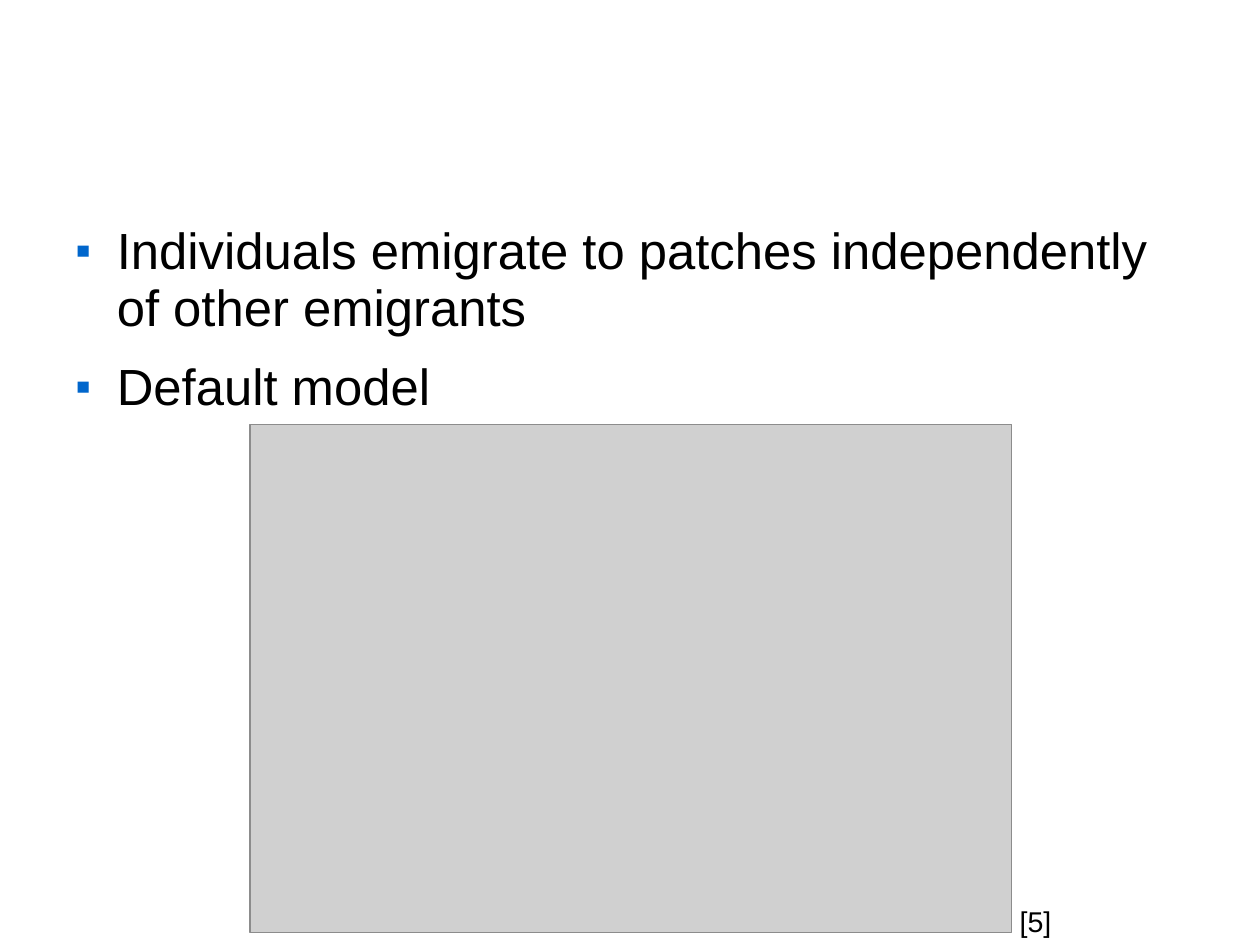
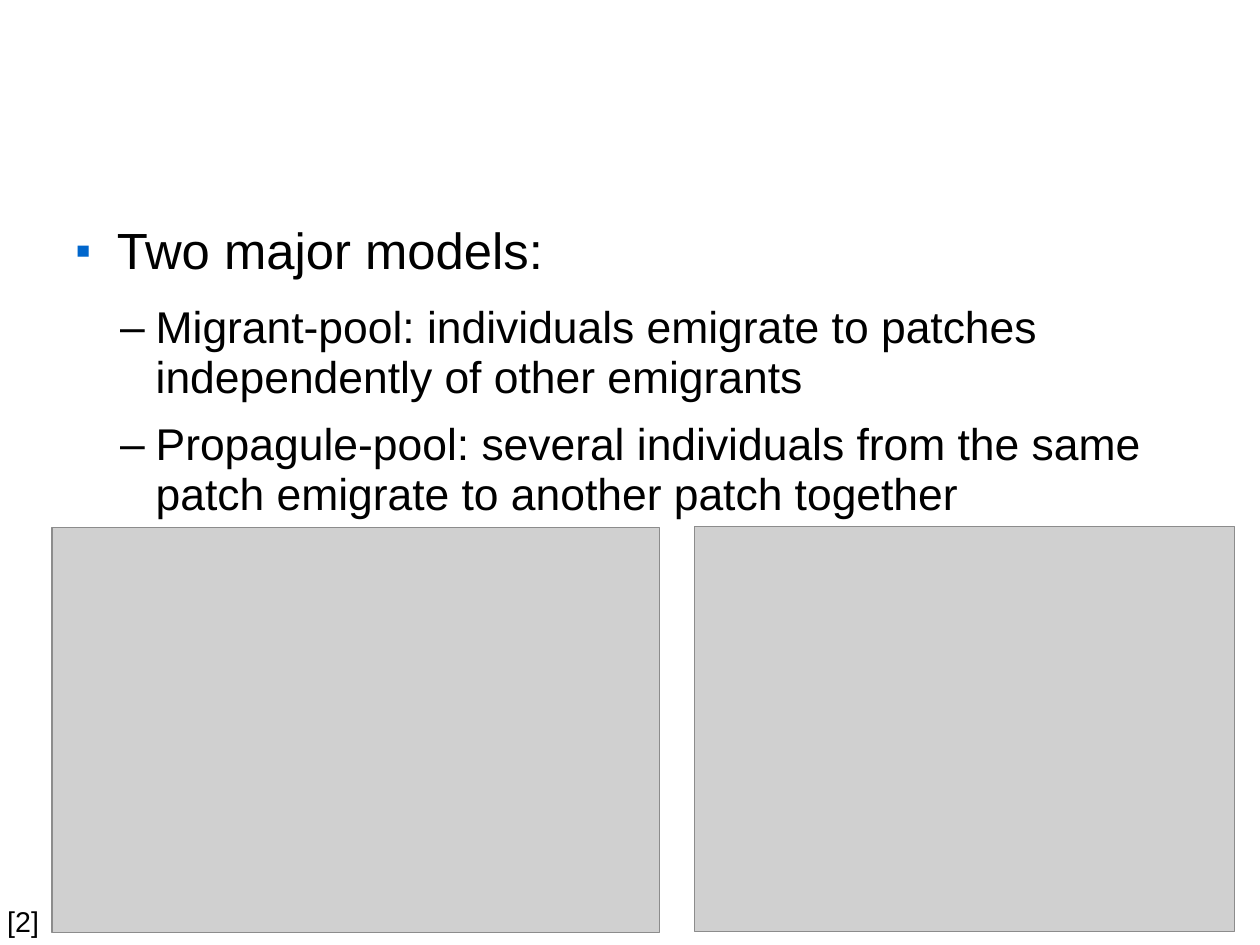
Before and after one commit to maugat1/quantiNEMO_Taylor2010, a slide deck: slide 5 of pres/pres2/pres2.odp (slide 8 before the commit). Drawn at 1260x945 pixels with LibreOffice and Linux fonts; fonts in the diff are those of the drawing; grey boxes stand for pictures; background and template pictures are left out. Boxes give left, top, right and bottom in pixels: in the first picture for what was removed or moved away, otherwise in the second. Text is boxed around its words. In the diff, an @@ line names an element or a change of style, - is before the commit and + after.

```diff
--- a/pres/pres2/pres2.odp
+++ b/pres/pres2/pres2.odp
@@ text at [117, 232, 1141, 519]: text changed; size 32 to 28 pt @@
-■ Individuals emigrate to patches independently of other emigrants
-■ Default model
+■ Two major models:
+  – Migrant-pool: individuals emigrate to patches independently of other emigrants
+  – Propagule-pool: several individuals from the same patch emigrate to another patch together
@@ picture: place and size @@
-picture at [250, 424, 1013, 933]
+picture at [53, 527, 660, 932]
@@ picture added at [695, 527, 1235, 932] @@
@@ page number removed at [903, 861, 1197, 926] @@
-8
@@ text added at [7, 911, 39, 938], 18 pt, text #000000 @@
+[2]
@@ text removed at [1020, 911, 1052, 938] @@
-[5]
```
Also in this commit, not shown: 10 other slides changed, 4 slides added, 7 slides removed, 7 other files.
